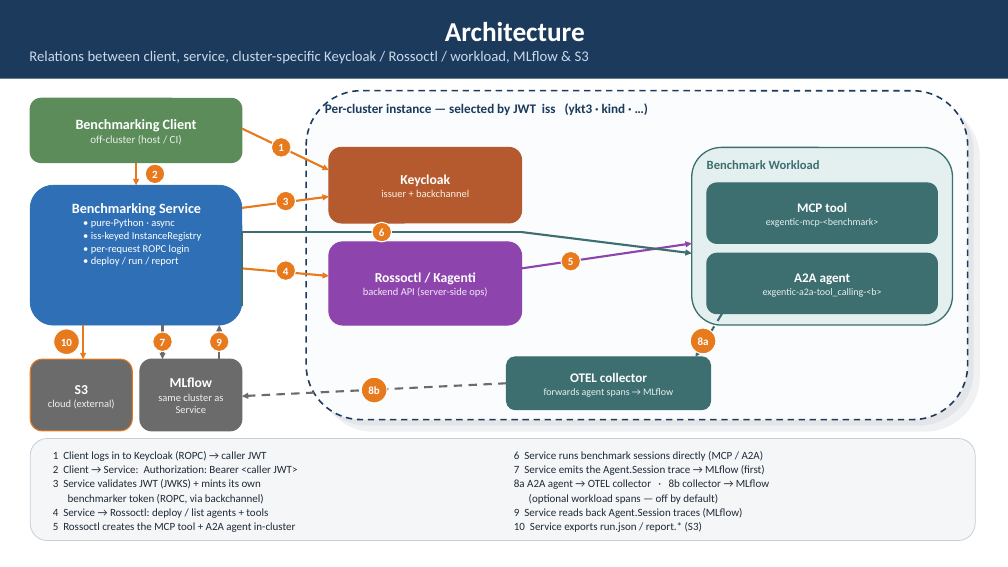
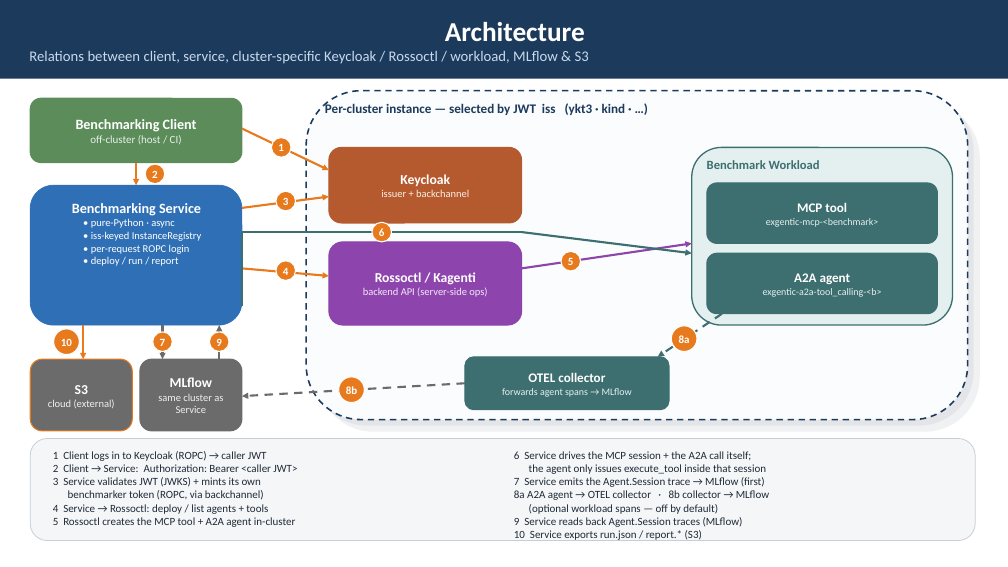
Before and after one commit to webchang/benchmarking, a slide deck: slide 3 of docs/BenchmarkingService.pptx. Drawn at 1008x567 pixels with LibreOffice and Linux fonts; fonts in the diff are those of the drawing. Boxes give left, top, right and bottom in pixels: in the first picture for what was removed or moved away, otherwise in the second. Text is boxed around its words. In the diff, an @@ line names an element or a change of style, - is before the commit and + after.

```diff
--- a/docs/BenchmarkingService.pptx
+++ b/docs/BenchmarkingService.pptx
@@ arrow moved from (722, 314) - (696, 357) to (722, 314) - (658, 357) @@
@@ ellipse "8a": place and size @@
-ellipse "8a" at [690,328,716,354]
+ellipse "8a" at [671,326,697,352]
@@ rounded rectangle "OTEL collector": place and size @@
-rounded rectangle "OTEL collector" at [507,357,711,410]
+rounded rectangle "OTEL collector" at [465,357,669,410]
@@ arrow moved from (507, 383) - (242, 396) to (465, 383) - (242, 396) @@
@@ ellipse "8b": place and size @@
-ellipse "8b" at [361,377,387,403]
+ellipse "8b" at [339,377,364,403]
@@ text "1 Client logs in to ..." at [53,451,297,527]: less space between paragraphs @@
@@ text at [514,451,766,474]: text changed @@
-6 Service runs benchmark sessions directly (MCP / A2A)
+6 Service drives the MCP session + the A2A call itself;
+the agent only issues execute_tool inside that session
@@ text at [514,477,769,541]: less space between paragraphs @@
```
Also in this commit, not shown: 4 other slides changed, 2 other files.
